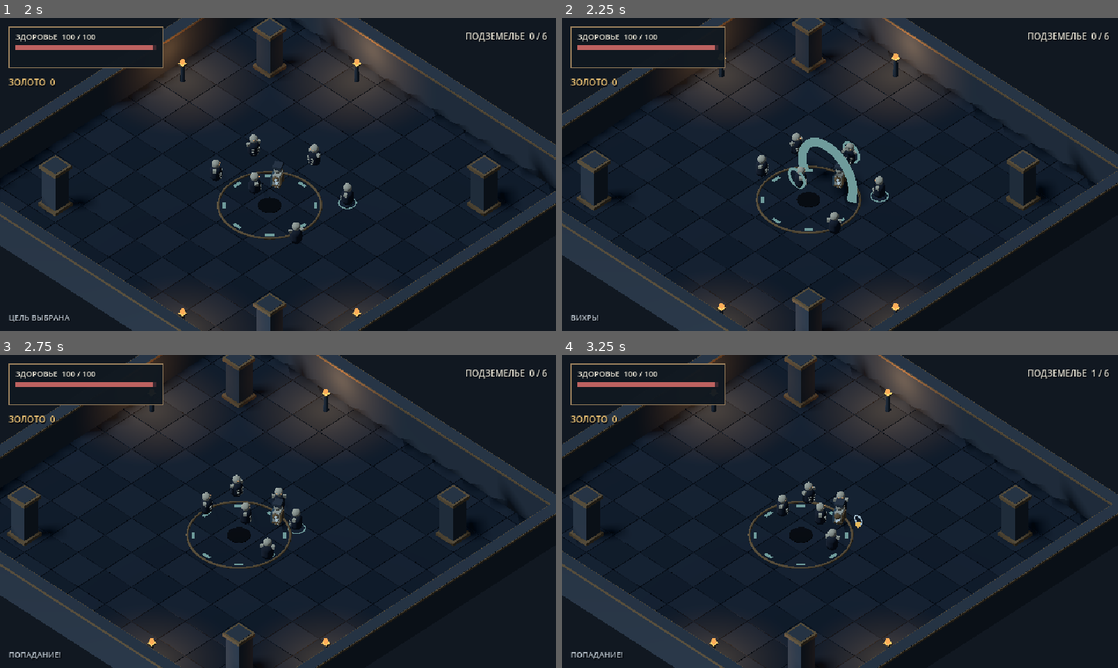
Above: before the commit, frames 1-4 (two rows, left to right).
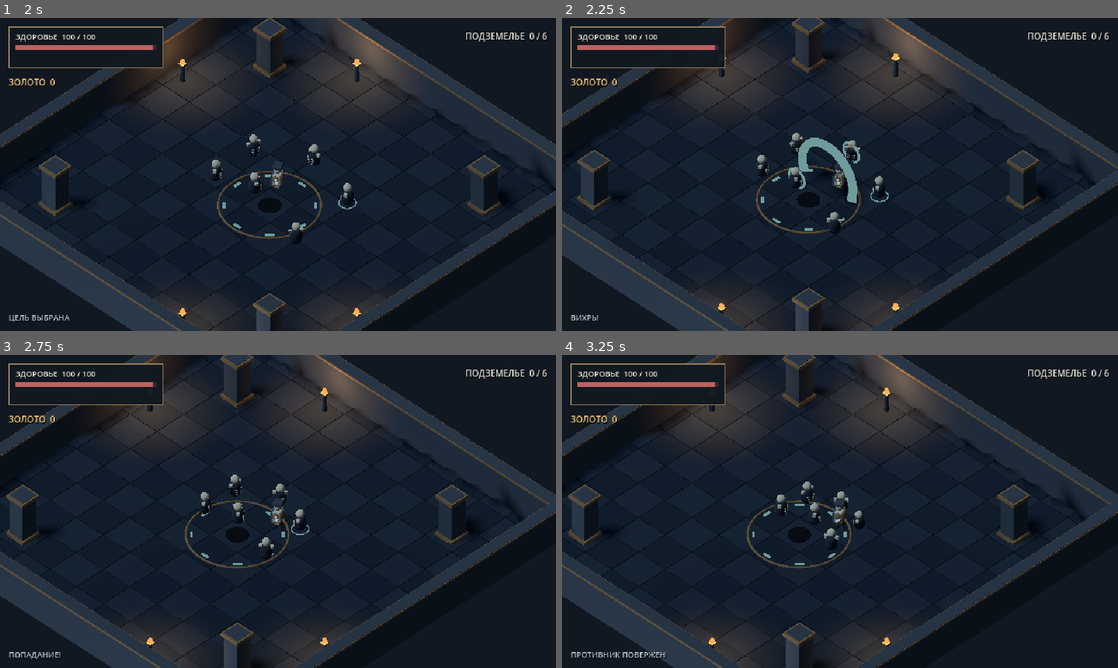
Above: after the commit, the same moments.

Repository: Blyaprint/new-1-bit-kuznya
Game: Godot game, scene res://scenes/action_rpg.tscn
The game is run twice, just before and just after one commit, with the same random seed, the same clock (stepped at 60 frames per second) and the same inputs.
Inputs (mouse positions are in pixels of both pictures, inside the frame that each line leads up to):
- Up to frame 1 (2 s): tap Enter at 0.5 s; move the mouse to (250, 237) at 0.52 s; hold W (move_forward) 0.53-1.25 s; tap R at 0.6 s; click (250, 237) at 0.67 s; tap Space at 0.77 s; drag from (444, 221) to (250, 237) at 1.27 s
- Up to frame 2 (2.25 s): move the mouse to (673, 127) at 2.02 s; hold A (move_left) from 2.03 s (still down); tap E at 2.1 s
- Up to frame 3 (2.75 s): keep holding A (move_left)
- Up to frame 4 (3.25 s): release A (move_left) at 2.75 s; drag from (867, 511) to (673, 464) at 2.77 s

Frame 1 is identical in both runs. In frame 2, 0.2% of the frame differs, in the area x 40-54%, y 39-55%; in frame 3, 4.9%; in frame 4, 5.0%, in the area x 0-100%, y 0-100%.
Error after the commit: Invalid access to property or key 'global_position' on a base object of type 'Nil'. (res://scripts/action_rpg.gd:724)

Commit message:
Add enemy hit reactions and death animations

Diff:
--- a/scripts/action_rpg.gd
+++ b/scripts/action_rpg.gd
@@ -432,7 +432,7 @@
 		selection_ring.position.y = -0.43
 		selection_ring.visible = false
 		enemy.add_child(selection_ring)
-		enemies.append({"node": enemy, "hp": 3, "attack_timer": 0.6, "flash": 0.0, "selection_ring": selection_ring})
+		enemies.append({"node": enemy, "hp": 3, "attack_timer": 0.6, "flash": 0.0, "hit_scale": 0.0, "knockback": Vector3.ZERO, "dead": false, "death_timer": 0.0, "selection_ring": selection_ring})
 
 func _build_camera() -> void:
 	camera = Camera3D.new()
@@ -744,28 +744,42 @@
 	status_label.text = "ВИХРЬ!" if hit_any else "ВИХРЬ — НИКОГО НЕ ЗАДЕЛ"
 
 func _damage_enemy(index: int, amount: int) -> void:
+	if index < 0 or index >= enemies.size():
+		return
 	var enemy: Dictionary = enemies[index]
+	if bool(enemy.get("dead", false)):
+		return
+	var node: Node3D = enemy["node"]
 	enemy["hp"] = int(enemy["hp"]) - amount
-	var node: Node3D = enemy["node"]
-	node.scale = Vector3(1.12, 0.88, 1.12)
-	enemy["flash"] = 0.12
+	enemy["flash"] = 0.16
+	enemy["hit_scale"] = 0.16
+	var away := node.global_position - player.global_position
+	away.y = 0.0
+	if away.length_squared() > 0.001:
+		enemy["knockback"] = away.normalized() * 2.8
+	enemies[index] = enemy
 	if int(enemy["hp"]) <= 0:
-		var drop := Node3D.new()
-		drop.position = node.position + Vector3(0, 0.3, 0)
-		var orb := MeshInstance3D.new()
-		var orb_mesh := SphereMesh.new()
-		orb_mesh.radius = 0.16
-		orb_mesh.height = 0.32
-		orb.mesh = orb_mesh
-		orb.material_override = mat_gold
-		drop.add_child(orb)
-		add_child(drop)
-		loot.append({"node": drop, "value": 5})
-		node.queue_free()
-		enemies.remove_at(index)
-		defeated += 1
-		if enemies.is_empty():
-			_finish_game(true)
+		enemy["dead"] = true
+		enemy["death_timer"] = 0.48
+		enemy["knockback"] = away.normalized() * 1.2 if away.length_squared() > 0.001 else Vector3.ZERO
+		var selection_ring: MeshInstance3D = enemy["selection_ring"]
+		selection_ring.visible = false
+		if attack_target == node:
+			attack_target = null
+		status_label.text = "ПРОТИВНИК ПОВЕРЖЕН"
+
+func _spawn_enemy_loot(node: Node3D) -> void:
+	var drop := Node3D.new()
+	drop.position = node.position + Vector3(0, 0.3, 0)
+	var orb := MeshInstance3D.new()
+	var orb_mesh := SphereMesh.new()
+	orb_mesh.radius = 0.16
+	orb_mesh.height = 0.32
+	orb.mesh = orb_mesh
+	orb.material_override = mat_gold
+	drop.add_child(orb)
+	add_child(drop)
+	loot.append({"node": drop, "value": 5})
 
 func _update_enemies(delta: float) -> void:
 	for i in range(enemies.size() - 1, -1, -1):
@@ -773,6 +787,22 @@
 		var node: Node3D = enemy["node"]
 		if not is_instance_valid(node):
 			enemies.remove_at(i)
+			continue
+		if bool(enemy.get("dead", false)):
+			enemy["death_timer"] = maxf(0.0, float(enemy["death_timer"]) - delta)
+			var death_progress := 1.0 - float(enemy["death_timer"]) / 0.48
+			node.position += Vector3(enemy["knockback"]) * delta
+			node.rotation.z = lerpf(0.0, 1.25, death_progress)
+			node.scale = Vector3.ONE * (1.0 - death_progress * 0.82)
+			if float(enemy["death_timer"]) <= 0.0:
+				_spawn_enemy_loot(node)
+				node.queue_free()
+				enemies.remove_at(i)
+				defeated += 1
+				if enemies.is_empty():
+					_finish_game(true)
+				continue
+			enemies[i] = enemy
 			continue
 		var to_player := player.global_position - node.global_position
 		to_player.y = 0.0
@@ -791,10 +821,14 @@
 					status_label.text = "ТЫ ПОЛУЧИЛ УРОН"
 					if player_hp <= 0:
 						_finish_game(false)
-		if float(enemy["flash"]) > 0.0:
-			enemy["flash"] = maxf(0.0, float(enemy["flash"]) - delta)
-			if float(enemy["flash"]) == 0.0:
-				node.scale = Vector3.ONE
+		var knockback: Vector3 = enemy["knockback"]
+		if knockback.length() > 0.05:
+			node.position += knockback * delta
+			enemy["knockback"] = knockback.move_toward(Vector3.ZERO, 13.0 * delta)
+		enemy["flash"] = maxf(0.0, float(enemy["flash"]) - delta)
+		enemy["hit_scale"] = maxf(0.0, float(enemy["hit_scale"]) - delta)
+		var punch := float(enemy["hit_scale"]) / 0.16
+		node.scale = Vector3(1.0 + punch * 0.12, 1.0 - punch * 0.10, 1.0 + punch * 0.12)
 		enemies[i] = enemy
 
 func _update_loot() -> void:
